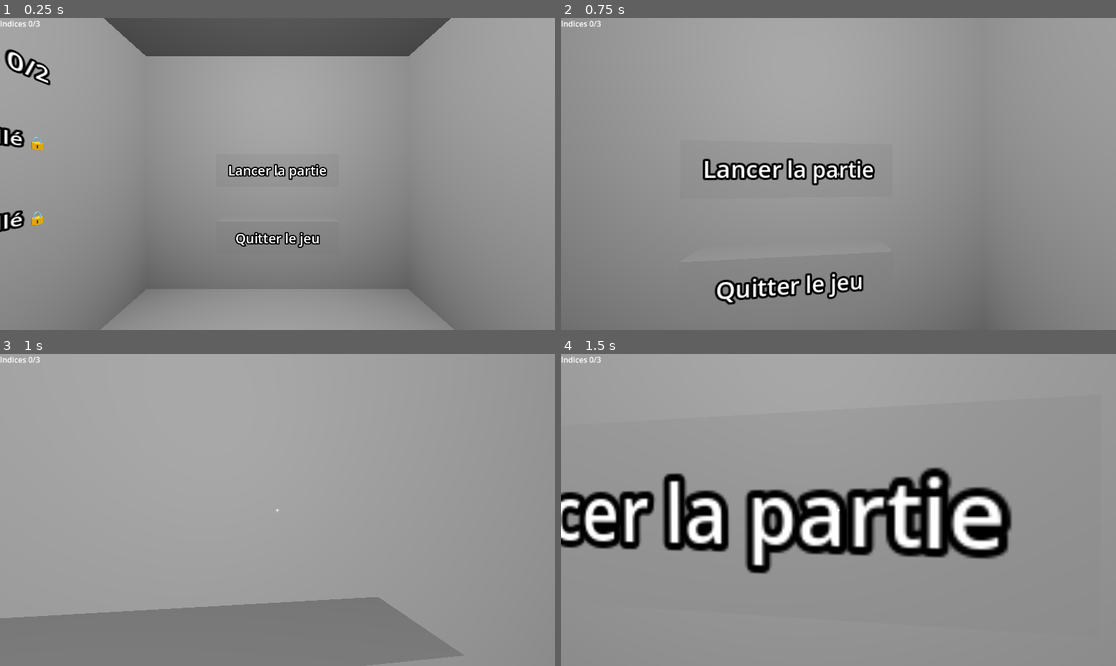
Above: before the commit, frames 1-4 (two rows, left to right).
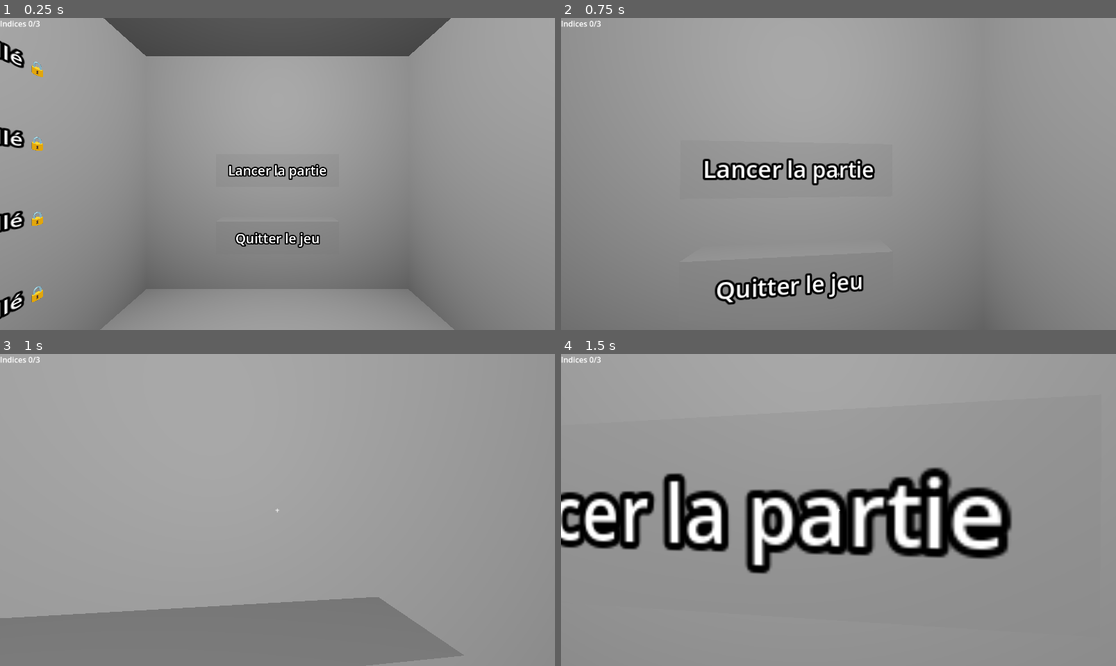
Above: after the commit, the same moments.

Repository: cegepmatane/projet-specialise-teegee6t9
Game: Godot game, scene res://Scenes/lobby.tscn
The game is run twice, just before and just after one commit, with the same random seed, the same clock (stepped at 60 frames per second) and the same inputs.
Inputs (mouse positions are in pixels of both pictures, inside the frame that each line leads up to):
- Up to frame 1 (0.25 s): no input
- Up to frame 2 (0.75 s): tap Enter at 0.5 s; move the mouse to (866, 174) at 0.52 s; hold W (avancer) from 0.53 s (still down); tap E (interagir) at 0.6 s; click (866, 174) at 0.67 s
- Up to frame 3 (1 s): keep holding W (avancer); tap Space (sauter) at 0.77 s
- Up to frame 4 (1.5 s): keep holding W (avancer); move the mouse to (810, 510) at 1.27 s; tap S (reculer) at 1.35 s

The runs differ from the first frame. In frame 1, 1.0% of the frame differs, in the area x 0-10%, y 7-97%; in frame 2, nothing differs; in frame 3, nothing differs; in frame 4, nothing differs.

Commit message:
succès sortir premiere fois
#4

Diff:
--- a/Data/successes.json
+++ b/Data/successes.json
@@ -8,5 +8,20 @@
 	"id": "find_secret",
 	"title": "Trouver le secret",
 	"description": "Découvrez ce qui se cache dans la salle."
+  },
+  {
+	"id": "all_clues_found",
+	"title": "Maître des indices",
+	"description": "Trouver tous les indices de la salle."
+  },
+  {
+	"id": "fast_clues_120",
+	"title": "Sprinteur d’indices",
+	"description": "Trouver tous les indices en moins de 120 secondes."
+  },
+  {
+	"id": "escape_10_times",
+	"title": "Habitué de la sortie",
+	"description": "T’échapper de la salle 10 fois."
   }
 ]
--- a/Matériaux/lumiere.tres
+++ b/Matériaux/lumiere.tres
@@ -1,7 +1,5 @@
 [gd_resource type="StandardMaterial3D" format=3 uid="uid://bn56jasfvlr3o"]
 
 [resource]
-albedo_color = Color(0, 1, 1, 1)
-emission_enabled = true
 emission = Color(0, 1, 1, 1)
 emission_energy_multiplier = 16.0
--- /dev/null
+++ b/Matériaux/tp.tres
@@ -0,0 +1,7 @@
+[gd_resource type="StandardMaterial3D" format=3 uid="uid://bjmt4nu3jv70e"]
+
+[resource]
+albedo_color = Color(0, 1, 1, 1)
+emission_enabled = true
+emission = Color(0, 1, 1, 1)
+emission_energy_multiplier = 16.0
--- a/Scenes/fin_indices.tscn
+++ b/Scenes/fin_indices.tscn
@@ -1,7 +1,7 @@
 [gd_scene format=3 uid="uid://cn46n3sn1atq1"]
 
 [ext_resource type="Script" uid="uid://dn54u7frear4y" path="res://Scripts/fin_indices_trigger.gd" id="1_35u4w"]
-[ext_resource type="Material" uid="uid://bn56jasfvlr3o" path="res://Matériaux/lumiere.tres" id="1_qgwyk"]
+[ext_resource type="Material" uid="uid://bjmt4nu3jv70e" path="res://Matériaux/tp.tres" id="2_35u4w"]
 
 [sub_resource type="CylinderShape3D" id="CylinderShape3D_2qsbl"]
 
@@ -18,4 +18,4 @@
 [node name="MeshInstance3D" type="MeshInstance3D" parent="." unique_id=661488784]
 transform = Transform3D(1, 0, 0, 0, 0.01, 0, 0, 0, 1, 0, 0, 0)
 mesh = SubResource("CylinderMesh_qgwyk")
-surface_material_override/0 = ExtResource("1_qgwyk")
+surface_material_override/0 = ExtResource("2_35u4w")
--- a/Scenes/level.tscn
+++ b/Scenes/level.tscn
@@ -1,9 +1,11 @@
 [gd_scene format=3 uid="uid://bcx76jl6xxl3m"]
 
 [ext_resource type="Script" uid="uid://cbgmfa62wxps8" path="res://Scripts/carte_vaisseau.gd" id="1_carte"]
+[ext_resource type="Script" uid="uid://uerqnjiui3x1" path="res://Scripts/show_success_popup.gd" id="1_wqkje"]
 [ext_resource type="PackedScene" uid="uid://dh5scbf4sdr4j" path="res://Scenes/meuble_caisse_cargo.tscn" id="2_caisse"]
 [ext_resource type="PackedScene" uid="uid://c4brrj3m2260o" path="res://Scenes/meuble_casier_metal.tscn" id="3_casier"]
 [ext_resource type="PackedScene" uid="uid://c66jo7yxv25dq" path="res://Scenes/joueur.tscn" id="4_81xng"]
+[ext_resource type="PackedScene" uid="uid://clnlgo1yvdqax" path="res://Scenes/success_ui.tscn" id="6_0f350"]
 
 [sub_resource type="BoxShape3D" id="BoxShape3D_sol"]
 
@@ -19,6 +21,7 @@
 roughness = 0.1
 
 [node name="Level" type="Node3D" unique_id=1285596670]
+script = ExtResource("1_wqkje")
 
 [node name="CarteVaisseau" type="CanvasLayer" parent="." unique_id=30486724]
 script = ExtResource("1_carte")
@@ -237,6 +240,9 @@
 [node name="CasierHall" parent="Structure/SalleCentrale" unique_id=694440780 instance=ExtResource("3_casier")]
 transform = Transform3D(1, 0, 0, 0, 1, 0, 0, 0, 1, -7, 0, 6)
 
+[node name="Joueur" parent="Structure/SalleCentrale" unique_id=2125908744 instance=ExtResource("4_81xng")]
+transform = Transform3D(1, 0, 0, 0, 1, 0, 0, 0, 1, 0, 1, 0)
+
 [node name="AileNord" type="Node3D" parent="Structure" unique_id=2073643657]
 transform = Transform3D(1, 0, 0, 0, 1, 0, 0, 0, 1, 0, 0, 22)
 
@@ -351,9 +357,6 @@
 
 [node name="CasierNord_1" parent="Structure/AileNord/SalleNord1" unique_id=256797 instance=ExtResource("3_casier")]
 transform = Transform3D(1, 0, 0, 0, 1, 0, 0, 0, 1, 5, 0, -4)
-
-[node name="Joueur" parent="Structure/AileNord/SalleNord1" unique_id=2125908744 instance=ExtResource("4_81xng")]
-transform = Transform3D(1, 0, 0, 0, 1, 0, 0, 0, 1, 7.8924327, 1.1, -31.60567)
 
 [node name="SalleNord2" type="Node3D" parent="Structure/AileNord" unique_id=412338362]
 transform = Transform3D(1, 0, 0, 0, 1, 0, 0, 0, 1, 8, 0, 12)
@@ -1004,3 +1007,5 @@
 
 [node name="EmplacementPorteEst" type="Marker3D" parent="Structure/AileOuest/SalleOuest2" unique_id=1034559219]
 transform = Transform3D(1, 0, 0, 0, 1, 0, 0, 0, 1, 6, 1, 0)
+
+[node name="CanvasLayer" parent="." unique_id=249209227 instance=ExtResource("6_0f350")]
--- a/Scenes/lobby.tscn
+++ b/Scenes/lobby.tscn
@@ -4,6 +4,7 @@
 [ext_resource type="PackedScene" uid="uid://c66jo7yxv25dq" path="res://Scenes/joueur.tscn" id="2_y0s6v"]
 [ext_resource type="Script" uid="uid://c3ec7h8cra6gw" path="res://Scripts/start_button.gd" id="3_u1o2k"]
 [ext_resource type="Script" uid="uid://hpxcidmkq647" path="res://Scripts/quit_button.gd" id="4_avk8s"]
+[ext_resource type="PackedScene" uid="uid://clnlgo1yvdqax" path="res://Scenes/success_ui.tscn" id="5_ruji2"]
 
 [sub_resource type="BoxShape3D" id="BoxShape3D_vuo3o"]
 
@@ -133,7 +134,7 @@
 shape = SubResource("BoxShape3D_ruji2")
 
 [node name="MurSucces" type="Node3D" parent="." unique_id=2087442331]
-transform = Transform3D(1, 0, 0, 0, 1, 0, 0, 0, 1, 0, 1.8244863, -1.7648568)
+transform = Transform3D(1, 0, 0, 0, 1, 0, 0, 0, 1, 0, 2.3713892, -1.7648568)
 
 [node name="TitreSucces3D" type="Label3D" parent="MurSucces" unique_id=146350486]
 transform = Transform3D(1, 0, 0, 0, 1, 0, 0, 0, 1, 0, 0.72120833, 0)
@@ -141,3 +142,5 @@
 
 [node name="ListeSucces" type="Node3D" parent="MurSucces" unique_id=1529253399]
 transform = Transform3D(1, 0, 0, 0, 1, 0, 0, 0, 1, 0, 0.2, 0)
+
+[node name="CanvasLayer" parent="." unique_id=249209227 instance=ExtResource("5_ruji2")]
--- a/Scenes/poc-succes.tscn
+++ b/Scenes/poc-succes.tscn
@@ -7,6 +7,7 @@
 [ext_resource type="Material" uid="uid://bn56jasfvlr3o" path="res://Matériaux/lumiere.tres" id="4_5vwr2"]
 [ext_resource type="Script" uid="uid://mk0h0oyuaqkj" path="res://Scripts/trigger_sortie.gd" id="5_mgfm0"]
 [ext_resource type="Script" uid="uid://dns52i8u8q5ny" path="res://Scripts/trigger_secret.gd" id="6_secret"]
+[ext_resource type="PackedScene" uid="uid://clnlgo1yvdqax" path="res://Scenes/success_ui.tscn" id="8_0lygi"]
 
 [sub_resource type="BoxMesh" id="BoxMesh_mgfm0"]
 
@@ -51,31 +52,4 @@
 [node name="CollisionShape3D" type="CollisionShape3D" parent="DeclencheurSecret" unique_id=365697064]
 shape = SubResource("BoxShape3D_secret")
 
-[node name="CanvasLayer" type="CanvasLayer" parent="." unique_id=663960370]
-
-[node name="EcranBlanc" type="ColorRect" parent="CanvasLayer" unique_id=1561431838]
-visible = false
-anchors_preset = 15
-anchor_right = 1.0
-anchor_bottom = 1.0
-grow_horizontal = 2
-grow_vertical = 2
-
-[node name="PanneauNotification" type="Panel" parent="CanvasLayer" unique_id=925168051]
-visible = false
-anchors_preset = 10
-anchor_right = 1.0
-offset_bottom = 100.0
-grow_horizontal = 2
-
-[node name="Texte" type="Label" parent="CanvasLayer/PanneauNotification" unique_id=180571851]
-layout_mode = 1
-anchors_preset = 15
-anchor_right = 1.0
-anchor_bottom = 1.0
-grow_horizontal = 2
-grow_vertical = 2
-text = "Succès débloqué !
-S'échapper pour la première fois"
-horizontal_alignment = 1
-vertical_alignment = 1
+[node name="CanvasLayer" parent="." unique_id=249209227 instance=ExtResource("8_0lygi")]
--- /dev/null
+++ b/Scenes/success_ui.tscn
@@ -0,0 +1,30 @@
+[gd_scene format=3 uid="uid://clnlgo1yvdqax"]
+
+[node name="CanvasLayer" type="CanvasLayer" unique_id=249209227]
+
+[node name="EcranBlanc" type="ColorRect" parent="." unique_id=312205702]
+visible = false
+anchors_preset = 15
+anchor_right = 1.0
+anchor_bottom = 1.0
+grow_horizontal = 2
+grow_vertical = 2
+
+[node name="PanneauNotification" type="Panel" parent="." unique_id=27841413]
+visible = false
+anchors_preset = 10
+anchor_right = 1.0
+offset_bottom = 100.0
+grow_horizontal = 2
+
+[node name="Texte" type="Label" parent="PanneauNotification" unique_id=1845530920]
+layout_mode = 1
+anchors_preset = 15
+anchor_right = 1.0
+anchor_bottom = 1.0
+grow_horizontal = 2
+grow_vertical = 2
+text = "Succès débloqué !
+S'échapper pour la première fois"
+horizontal_alignment = 1
+vertical_alignment = 1
--- a/Scripts/fin_indices_trigger.gd
+++ b/Scripts/fin_indices_trigger.gd
@@ -5,6 +5,8 @@
 var utilise: bool = false
 
 @onready var forme: CollisionShape3D = $CollisionShape3D
+
+const SUCCES_ESCAPE_FIRST := "escape_first_time"
 
 func _ready() -> void:
 	print("[DEBUG] FinIndices prêt, monitoring=", monitoring, " mask=", collision_mask, " layer=", collision_layer)
@@ -41,6 +43,15 @@
 	if forme:
 		forme.set_deferred("disabled", true)
 
+	# --- Succès "s'échapper pour la première fois" ---
+	var nouvellement := SuccessManager.debloquer(SUCCES_ESCAPE_FIRST)
+	if nouvellement:
+		var racine := get_tree().current_scene
+		if racine and racine.has_method("afficher_succes_avec_transition"):
+			var titre := SuccessManager.obtenir_titre_succes(SUCCES_ESCAPE_FIRST)
+			await racine.afficher_succes_avec_transition("Succès débloqué : %s" % titre, 2.0, true)
+	# --------------------------------------------------
+
 	var timer := get_tree().create_timer(duree_effet)
 	await timer.timeout
 
--- a/Scripts/show_success_popup.gd
+++ b/Scripts/show_success_popup.gd
@@ -10,7 +10,11 @@
 	ecran_chargement.visible = false
 	panneau_notification.visible = false
 
-func afficher_succes_avec_transition(texte: String, duree: float = 2.0, utiliser_ecran_chargement: bool = false) -> void:
+func afficher_succes_avec_transition(
+	texte: String,
+	duree: float = 2.0,
+	utiliser_ecran_chargement: bool = false
+) -> void:
 	if _en_affichage:
 		return
 	_en_affichage = true
@@ -22,7 +26,6 @@
 	var rect: Rect2 = panneau_notification.get_rect()
 	var pos_depart: Vector2 = Vector2(0, -rect.size.y)
 	var pos_cible: Vector2 = Vector2(0, 0)
-
 	panneau_notification.position = pos_depart
 
 	var tween := create_tween()
--- /dev/null
+++ b/Scripts/success_popup_helper.gd
@@ -0,0 +1,21 @@
+extends Node
+
+func afficher_succes(id_succes: String, utiliser_ecran_chargement: bool = false) -> void:
+	var root := get_tree().current_scene
+	if root == null:
+		return
+
+	# Cherche une instance de success_ui.tscn (CanvasLayer avec notre script)
+	# Si tu renomme l'instance "SuccessUI" dans l'arbre, tu peux la chercher par nom.
+	var ui := root.get_node_or_null("SuccessUI")
+	if ui == null:
+		# Si l'instance est directement un CanvasLayer sans renommage
+		ui = root.get_node_or_null("CanvasLayer")
+
+	if ui and ui.has_method("afficher_succes_avec_transition"):
+		var titre := SuccessManager.obtenir_titre_succes(id_succes)
+		await ui.afficher_succes_avec_transition(
+			"Succès débloqué : %s" % titre,
+			2.0,
+			utiliser_ecran_chargement
+		)
Not shown, added: Scripts/success_popup_helper.gd.uid
